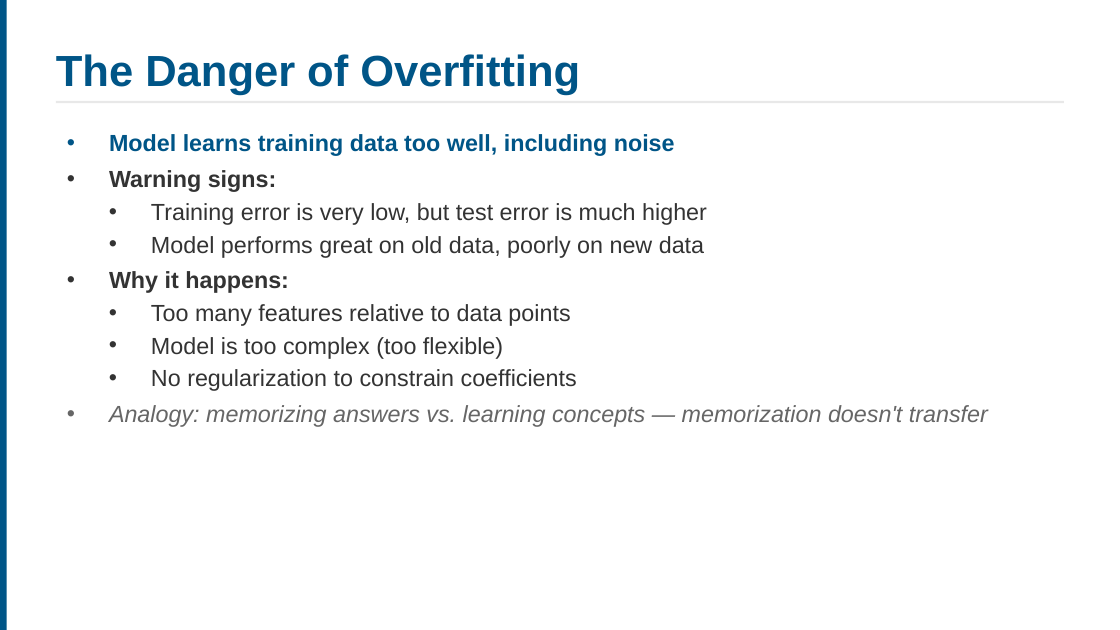
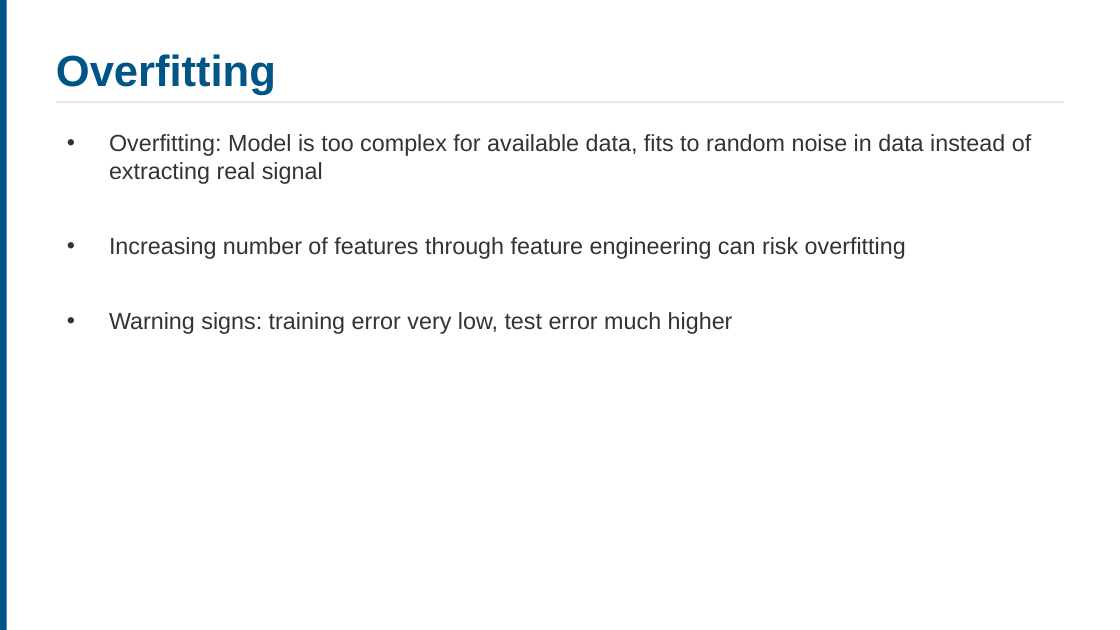
Before and after one commit to ucla-anderson-SSAI/SSAI, a slide deck: slide 32 of Slides/Week1.pptx (slide 33 before the commit). Drawn at 1120x630 pixels with LibreOffice and Linux fonts; fonts in the diff are those of the drawing. Boxes give left, top, right and bottom in pixels: in the first picture for what was removed or moved away, otherwise in the second. Text is boxed around its words. In the diff, an @@ line names an element or a change of style, - is before the commit and + after.

```diff
--- a/Slides/Week1.pptx
+++ b/Slides/Week1.pptx
@@ text at (x1=56, y1=54, x2=276, y2=95): text changed @@
-The Danger of Overfitting
+Overfitting
@@ text at (x1=109, y1=134, x2=1031, y2=334): text changed @@
-• Model learns training data too well, including noise
-• Warning signs:
-  • Training error is very low, but test error is much higher
-  • Model performs great on old data, poorly on new data
-• Why it happens:
-  • Too many features relative to data points
-  • Model is too complex (too flexible)
-  • No regularization to constrain coefficients
-• Analogy: memorizing answers vs. learning concepts — memorization doesn't transfer
+• Overfitting: Model is too complex for available data, fits to random noise in data instead of extracting real signal
+• Increasing number of features through feature engineering can risk overfitting
+• Warning signs: training error very low, test error much higher
```
Also in this commit, not shown: 20 other slides changed, 4 slides added, 4 slides removed, 19 other files.
